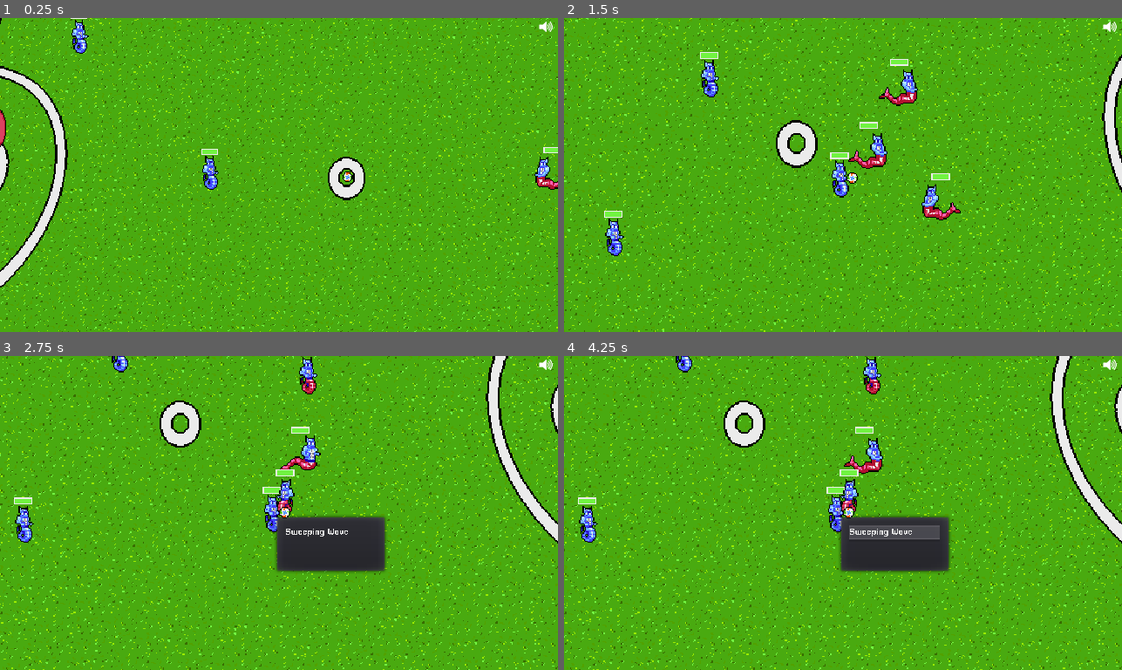
Above: before the commit, frames 1-4 (two rows, left to right).
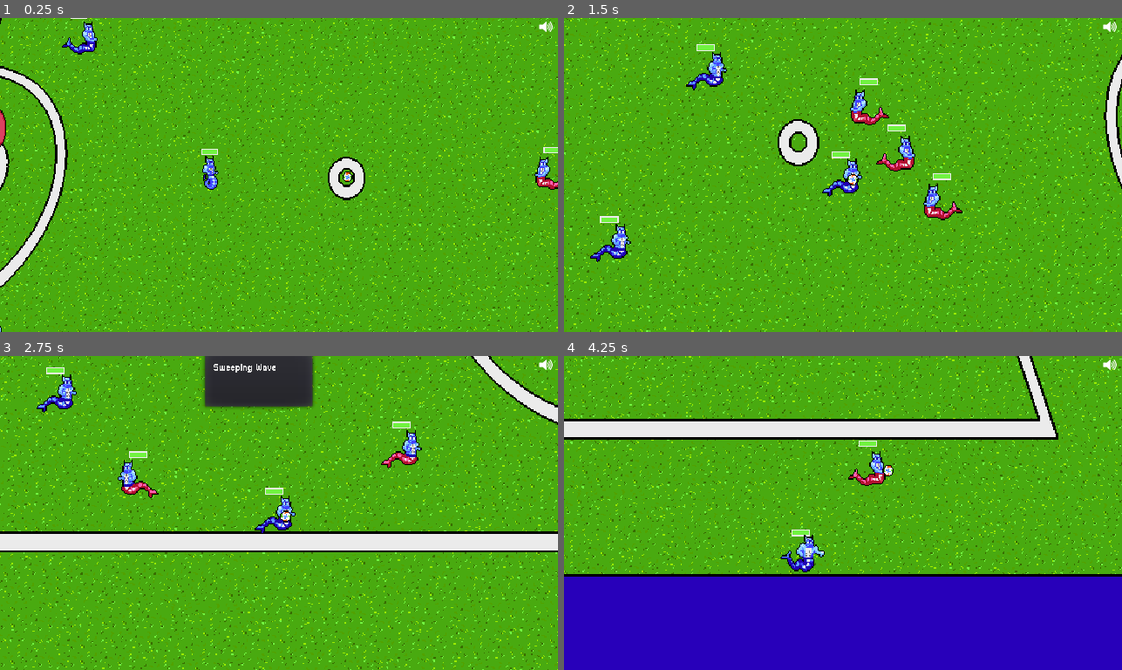
Above: after the commit, the same moments.

Repository: gamkedo-la/Elementaball
Game: Godot game, scene res://Node2D.tscn
Same seed, same stepped clock (60 frames per second), same inputs: the game is played once before the commit and once after it.
Inputs:
- Up to frame 1 (0.25 s): no input
- Up to frame 2 (1.5 s): hold Right (ui_right) 0.53-1.28 s; hold Down (ui_down) from 1.28 s (still down)
- Up to frame 3 (2.75 s): release Down (ui_down) at 2.03 s; hold Right (ui_right) from 2.03 s (still down)
- Up to frame 4 (4.25 s): release Right (ui_right) at 2.78 s; hold Up (ui_up) 2.78-3.53 s; hold Left (ui_left) from 3.53 s (still down)

The runs differ from the first frame. In frame 1, 0.4% of the frame differs, in the area x 0-18%, y 0-100%; in frame 2, 14%; in frame 3, 27%; in frame 4, 51%, in the area x 0-100%, y 0-100%.

Commit message:
Everyone is animated now

Diff:
--- a/Players/AIPlayer.gd
+++ b/Players/AIPlayer.gd
@@ -103,67 +103,83 @@
 	get_node("Health Bar").update_healthbar(maxHP)
 
 func _physics_process(delta):
-	if outOfBounds:
-		if throwInPlayer == self:
-			if self.position != throwInPoint:
-				SceneController.emit_signal("inPossession", self)
-				self.position = throwInPoint
-				destination = throwInPoint
-				check_and_slide()
+	if controlling == true and get_node("../Ball").selecting == false:
+		if Input.is_action_pressed("ui_right"):
+			velocity.x = speed
+		elif Input.is_action_pressed("ui_left"):
+			velocity.x = -speed
+
+		elif Input.is_action_pressed("ui_up"):
+			velocity.y = -speed
+
+		elif Input.is_action_pressed("ui_down"):
+			velocity.y = speed
+		else:
+			velocity.x = 0
+			velocity.y = 0
+
+	elif controlling == false:
+		if outOfBounds:
+			if throwInPlayer == self:
+				if self.position != throwInPoint:
+					SceneController.emit_signal("inPossession", self)
+					self.position = throwInPoint
+					destination = throwInPoint
+					check_and_slide()
+				if controlling == false:
+					yield(get_tree().create_timer(3.0), "timeout")
+					if ball.throwingIn == false and controlling == false:
+						ball.throwingIn = true
+						try_pass()
+						for player in get_tree().get_nodes_in_group("all_players"):
+							player.outOfBounds = false
+						yield(get_tree().create_timer(1.0), "timeout")
+
+			if onOffense and throwInPlayer != self:
+				get_in_position()
+
+			if onDefense:
+				defend_zone()
+
 			if controlling == false:
-				yield(get_tree().create_timer(3.0), "timeout")
-				if ball.throwingIn == false and controlling == false:
-					ball.throwingIn = true
-					try_pass()
-					for player in get_tree().get_nodes_in_group("all_players"):
-						player.outOfBounds = false
-					yield(get_tree().create_timer(1.0), "timeout")
-
-		if onOffense and throwInPlayer != self:
-			get_in_position()
-
-		if onDefense:
-			defend_zone()
-
-		if controlling == false:
-			velocity = move_and_slide(velocity)
-
-	elif controlling == false and ball.selecting == false:
-
-		#If nobody has the ball, try to get it.
-		if !ball.playerInPossession:
-			destination = ball.position
-			velocity = (destination-self.position).normalized()*speed;
-
-		#TODO add offense states
-		if onOffense:
-			if inPossession:
-				pass_and_shoot()
-			else:
-				get_in_position()
-
-		if onDefense:
-			#if the enemy's defense range collides with the ball
-			if intercepting == true:
-				#print("intercepting")
-				intercept()
-
-			#If ball is out of range, returns to assigned zone
-			else:
-				defend_zone()
-			update()
-
-		velocity = move_and_slide(velocity)
-
-		if velocity.x > 0.1:
-			$ThingsToFlip.scale.x = 1
-			if has_node("EnemyCollider"): # players don't have this
-				$EnemyCollider.scale.x = 1
-
-		elif velocity.x < -0.1:
-			$ThingsToFlip.scale.x = -1
-			if has_node("EnemyCollider"): # players don't have this
-				$EnemyCollider.scale.x = -1
+				velocity = move_and_slide(velocity)
+
+		elif ball.selecting == false:
+
+			#If nobody has the ball, try to get it.
+			if !ball.playerInPossession:
+				destination = ball.position
+				velocity = (destination-self.position).normalized()*speed;
+
+			#TODO add offense states
+			if onOffense:
+				if inPossession:
+					pass_and_shoot()
+				else:
+					get_in_position()
+
+			if onDefense:
+				#if the enemy's defense range collides with the ball
+				if intercepting == true:
+					#print("intercepting")
+					intercept()
+
+				#If ball is out of range, returns to assigned zone
+				else:
+					defend_zone()
+				update()
+
+	velocity = move_and_slide(velocity)
+
+	if velocity.x > 0.1:
+		$ThingsToFlip.scale.x = 1
+		if has_node("EnemyCollider"): # players don't have this
+			$EnemyCollider.scale.x = 1
+
+	elif velocity.x < -0.1:
+		$ThingsToFlip.scale.x = -1
+		if has_node("EnemyCollider"): # players don't have this
+			$EnemyCollider.scale.x = -1
 
 	if tacklingInProgress and tacklerIsSelf:
 		aniMachine.travel(tackleAnim)
--- a/Players/AnimationPlayer.tscn
+++ b/Players/AnimationPlayer.tscn
@@ -13,7 +13,7 @@
 "times": PoolRealArray( 0 ),
 "transitions": PoolRealArray( 1 ),
 "update": 1,
-"values": [ "Blue Enemy Idle" ]
+"values": [ "default" ]
 }
 
 [sub_resource type="Animation" id=2]
@@ -208,7 +208,7 @@
 "times": PoolRealArray( 0 ),
 "transitions": PoolRealArray( 1 ),
 "update": 1,
-"values": [ "Blue Enemy Tackle" ]
+"values": [ "blue tackle" ]
 }
 
 [node name="AnimationPlayer" type="AnimationPlayer"]
--- a/Players/AnimationTree.tscn
+++ b/Players/AnimationTree.tscn
@@ -1,41 +1,69 @@
-[gd_scene load_steps=12 format=2]
+[gd_scene load_steps=21 format=2]
 
-[sub_resource type="AnimationNodeAnimation" id=1]
-animation = "Blue Enemy Idle"
+[sub_resource type="AnimationNodeAnimation" id=4]
+animation = "Blue Idle"
 
-[sub_resource type="AnimationNodeAnimation" id=2]
+[sub_resource type="AnimationNodeAnimation" id=5]
 animation = "Blue Enemy Run"
 
-[sub_resource type="AnimationNodeAnimation" id=3]
+[sub_resource type="AnimationNodeAnimation" id=6]
 animation = "Blue Enemy Tackle"
 
-[sub_resource type="AnimationNodeStateMachineTransition" id=4]
+[sub_resource type="AnimationNodeAnimation" id=14]
+animation = "Blue Idle"
 
-[sub_resource type="AnimationNodeStateMachineTransition" id=5]
+[sub_resource type="AnimationNodeAnimation" id=15]
+animation = "Blue Run"
 
-[sub_resource type="AnimationNodeStateMachineTransition" id=6]
+[sub_resource type="AnimationNodeAnimation" id=16]
+animation = "Blue Tackle"
 
 [sub_resource type="AnimationNodeStateMachineTransition" id=7]
 
 [sub_resource type="AnimationNodeStateMachineTransition" id=8]
 
 [sub_resource type="AnimationNodeStateMachineTransition" id=9]
+
+[sub_resource type="AnimationNodeStateMachineTransition" id=10]
+
+[sub_resource type="AnimationNodeStateMachineTransition" id=11]
+
+[sub_resource type="AnimationNodeStateMachineTransition" id=12]
 switch_mode = 2
 
-[sub_resource type="AnimationNodeStateMachine" id=10]
-"states/Blue Enemy Idle/node" = SubResource( 1 )
-"states/Blue Enemy Idle/position" = Vector2( 456, 38 )
-"states/Blue Enemy Run/node" = SubResource( 2 )
+[sub_resource type="AnimationNodeStateMachineTransition" id=17]
+
+[sub_resource type="AnimationNodeStateMachineTransition" id=18]
+
+[sub_resource type="AnimationNodeStateMachineTransition" id=19]
+
+[sub_resource type="AnimationNodeStateMachineTransition" id=20]
+
+[sub_resource type="AnimationNodeStateMachineTransition" id=21]
+
+[sub_resource type="AnimationNodeStateMachineTransition" id=22]
+switch_mode = 2
+
+[sub_resource type="AnimationNodeStateMachine" id=13]
+"states/Blue Enemy Idle/node" = SubResource( 4 )
+"states/Blue Enemy Idle/position" = Vector2( 445, 49 )
+"states/Blue Enemy Run/node" = SubResource( 5 )
 "states/Blue Enemy Run/position" = Vector2( 675, 100 )
-"states/Blue Enemy Tackle/node" = SubResource( 3 )
-"states/Blue Enemy Tackle/position" = Vector2( 340, 134 )
-transitions = [ "Blue Enemy Idle", "Blue Enemy Run", SubResource( 4 ), "Blue Enemy Run", "Blue Enemy Tackle", SubResource( 5 ), "Blue Enemy Tackle", "Blue Enemy Run", SubResource( 6 ), "Blue Enemy Idle", "Blue Enemy Tackle", SubResource( 7 ), "Blue Enemy Tackle", "Blue Enemy Idle", SubResource( 8 ), "Blue Enemy Run", "Blue Enemy Idle", SubResource( 9 ) ]
+"states/Blue Enemy Tackle/node" = SubResource( 6 )
+"states/Blue Enemy Tackle/position" = Vector2( 339, 136 )
+"states/Blue Idle/node" = SubResource( 14 )
+"states/Blue Idle/position" = Vector2( 891.478, 49 )
+"states/Blue Run/node" = SubResource( 15 )
+"states/Blue Run/position" = Vector2( 1097.48, 125.821 )
+"states/Blue Tackle/node" = SubResource( 16 )
+"states/Blue Tackle/position" = Vector2( 824.478, 166.821 )
+transitions = [ "Blue Enemy Idle", "Blue Enemy Run", SubResource( 7 ), "Blue Enemy Run", "Blue Enemy Tackle", SubResource( 8 ), "Blue Enemy Tackle", "Blue Enemy Run", SubResource( 9 ), "Blue Enemy Idle", "Blue Enemy Tackle", SubResource( 10 ), "Blue Enemy Tackle", "Blue Enemy Idle", SubResource( 11 ), "Blue Enemy Run", "Blue Enemy Idle", SubResource( 12 ), "Blue Idle", "Blue Run", SubResource( 17 ), "Blue Run", "Blue Tackle", SubResource( 18 ), "Blue Tackle", "Blue Idle", SubResource( 19 ), "Blue Idle", "Blue Tackle", SubResource( 20 ), "Blue Tackle", "Blue Run", SubResource( 21 ), "Blue Run", "Blue Idle", SubResource( 22 ) ]
 start_node = "Blue Enemy Idle"
-graph_offset = Vector2( -121.613, 0 )
+graph_offset = Vector2( -45.5218, -17.1792 )
 
-[sub_resource type="AnimationNodeStateMachinePlayback" id=11]
+[sub_resource type="AnimationNodeStateMachinePlayback" id=23]
 
 [node name="AnimationTree" type="AnimationTree"]
-tree_root = SubResource( 10 )
+tree_root = SubResource( 13 )
 anim_player = NodePath("../AnimationPlayer")
-parameters/playback = SubResource( 11 )
+parameters/playback = SubResource( 23 )
--- a/Players/Enemy.tscn
+++ b/Players/Enemy.tscn
@@ -12,11 +12,71 @@
 [ext_resource path="res://Art/Sprites/blue_enemy_run/blue_enemy_run1.png" type="Texture" id=10]
 [ext_resource path="res://Art/Sprites/blue_enemy_run/blue_enemy_run2.png" type="Texture" id=11]
 [ext_resource path="res://Players/AnimationPlayer.tscn" type="PackedScene" id=12]
-[ext_resource path="res://Players/AnimationTree.tscn" type="PackedScene" id=13]
 
 [sub_resource type="CapsuleShape2D" id=1]
 radius = 5.73978
 height = 18.4876
+
+[sub_resource type="AnimationNodeAnimation" id=4]
+animation = "Blue Idle"
+
+[sub_resource type="AnimationNodeAnimation" id=5]
+animation = "Blue Enemy Run"
+
+[sub_resource type="AnimationNodeAnimation" id=6]
+animation = "Blue Enemy Tackle"
+
+[sub_resource type="AnimationNodeAnimation" id=14]
+animation = "Blue Idle"
+
+[sub_resource type="AnimationNodeAnimation" id=15]
+animation = "Blue Run"
+
+[sub_resource type="AnimationNodeAnimation" id=16]
+animation = "Blue Tackle"
+
+[sub_resource type="AnimationNodeStateMachineTransition" id=7]
+
+[sub_resource type="AnimationNodeStateMachineTransition" id=8]
+
+[sub_resource type="AnimationNodeStateMachineTransition" id=9]
+
+[sub_resource type="AnimationNodeStateMachineTransition" id=10]
+
+[sub_resource type="AnimationNodeStateMachineTransition" id=11]
+
+[sub_resource type="AnimationNodeStateMachineTransition" id=12]
+switch_mode = 2
+
+[sub_resource type="AnimationNodeStateMachineTransition" id=17]
+
+[sub_resource type="AnimationNodeStateMachineTransition" id=18]
+
+[sub_resource type="AnimationNodeStateMachineTransition" id=19]
+
+[sub_resource type="AnimationNodeStateMachineTransition" id=20]
+
+[sub_resource type="AnimationNodeStateMachineTransition" id=21]
+
+[sub_resource type="AnimationNodeStateMachineTransition" id=22]
+switch_mode = 2
+
+[sub_resource type="AnimationNodeStateMachine" id=13]
+"states/Blue Enemy Idle/node" = SubResource( 4 )
+"states/Blue Enemy Idle/position" = Vector2( 445, 49 )
+"states/Blue Enemy Run/node" = SubResource( 5 )
+"states/Blue Enemy Run/position" = Vector2( 675, 100 )
+"states/Blue Enemy Tackle/node" = SubResource( 6 )
+"states/Blue Enemy Tackle/position" = Vector2( 339, 136 )
+"states/Blue Idle/node" = SubResource( 14 )
+"states/Blue Idle/position" = Vector2( 891.478, 49 )
+"states/Blue Run/node" = SubResource( 15 )
+"states/Blue Run/position" = Vector2( 1097.48, 125.821 )
+"states/Blue Tackle/node" = SubResource( 16 )
+"states/Blue Tackle/position" = Vector2( 824.478, 166.821 )
+transitions = [ "Blue Enemy Idle", "Blue Enemy Run", SubResource( 7 ), "Blue Enemy Run", "Blue Enemy Tackle", SubResource( 8 ), "Blue Enemy Tackle", "Blue Enemy Run", SubResource( 9 ), "Blue Enemy Idle", "Blue Enemy Tackle", SubResource( 10 ), "Blue Enemy Tackle", "Blue Enemy Idle", SubResource( 11 ), "Blue Enemy Run", "Blue Enemy Idle", SubResource( 12 ), "Blue Idle", "Blue Run", SubResource( 17 ), "Blue Run", "Blue Tackle", SubResource( 18 ), "Blue Tackle", "Blue Idle", SubResource( 19 ), "Blue Idle", "Blue Tackle", SubResource( 20 ), "Blue Tackle", "Blue Run", SubResource( 21 ), "Blue Run", "Blue Idle", SubResource( 22 ) ]
+start_node = "Blue Enemy Idle"
+graph_offset = Vector2( -45.5218, -17.1792 )
 
 [sub_resource type="AnimationNodeStateMachinePlayback" id=2]
 
@@ -63,7 +123,9 @@
 
 [node name="AnimationPlayer" parent="." instance=ExtResource( 12 )]
 
-[node name="AnimationTree" parent="." instance=ExtResource( 13 )]
+[node name="AnimationTree" type="AnimationTree" parent="."]
+tree_root = SubResource( 13 )
+anim_player = NodePath("../AnimationPlayer")
 active = true
 parameters/playback = SubResource( 2 )
 
--- a/Players/Player.gd
+++ b/Players/Player.gd
@@ -6,25 +6,6 @@
 
 func _ready():
 	playerTeam = get_tree().get_nodes_in_group("player_team")
-
-#This handles player motion. The other actions are calculated in the Ball script.
-func _physics_process(_delta):
-	if controlling == true and get_node("../Ball").selecting == false:
-		if Input.is_action_pressed("ui_right"):
-			motion.x = speed
-		elif Input.is_action_pressed("ui_left"):
-			motion.x = -speed
-
-		elif Input.is_action_pressed("ui_up"):
-			motion.y = -speed
-
-		elif Input.is_action_pressed("ui_down"):
-			motion.y = speed
-		else:
-			motion.x = 0
-			motion.y = 0
-
-		move_and_slide(motion)
 
 func _check_player_collisions(collider_name):
 	var slide_count = get_slide_count()
--- a/Players/Player.tscn
+++ b/Players/Player.tscn
@@ -1,32 +1,273 @@
-[gd_scene load_steps=11 format=2]
+[gd_scene load_steps=20 format=2]
 
 [ext_resource path="res://Players/Player.gd" type="Script" id=1]
 [ext_resource path="res://Art/Sprites/blue_idle.png" type="Texture" id=2]
 [ext_resource path="res://UI/health_bar.tscn" type="PackedScene" id=3]
 [ext_resource path="res://Players/AnimationPlayer.tscn" type="PackedScene" id=4]
 [ext_resource path="res://Players/AnimationTree.tscn" type="PackedScene" id=5]
-
-[sub_resource type="AnimationNodeStateMachinePlayback" id=2]
-
-[sub_resource type="Animation" id=3]
+[ext_resource path="res://Art/Sprites/blue_tackle/blue_tackle2.png" type="Texture" id=6]
+[ext_resource path="res://Art/Sprites/blue_tackle/blue_tackle1.png" type="Texture" id=7]
+[ext_resource path="res://Art/Sprites/blue_tackle/blue_tackle3.png" type="Texture" id=8]
+[ext_resource path="res://Art/Sprites/blue_tackle/blue_tackle4.png" type="Texture" id=9]
+[ext_resource path="res://Art/Sprites/blue_run/blue_run1.png" type="Texture" id=10]
+[ext_resource path="res://Art/Sprites/blue_run/blue_run3.png" type="Texture" id=11]
+[ext_resource path="res://Art/Sprites/blue_run/blue_run2.png" type="Texture" id=12]
+[ext_resource path="res://Players/BallInterceptArea.tscn" type="PackedScene" id=13]
+
+[sub_resource type="AnimationNodeStateMachinePlayback" id=1]
+
+[sub_resource type="Animation" id=2]
 resource_name = "Blue Idle"
-
-[sub_resource type="Animation" id=4]
+tracks/0/type = "value"
+tracks/0/path = NodePath("ThingsToFlip/AnimatedSprite:animation")
+tracks/0/interp = 1
+tracks/0/loop_wrap = true
+tracks/0/imported = false
+tracks/0/enabled = true
+tracks/0/keys = {
+"times": PoolRealArray( 0 ),
+"transitions": PoolRealArray( 1 ),
+"update": 1,
+"values": [ "default" ]
+}
+tracks/1/type = "value"
+tracks/1/path = NodePath("EnemyCollider:position")
+tracks/1/interp = 1
+tracks/1/loop_wrap = true
+tracks/1/imported = false
+tracks/1/enabled = true
+tracks/1/keys = {
+"times": PoolRealArray( 0 ),
+"transitions": PoolRealArray( 1 ),
+"update": 0,
+"values": [ Vector2( -0.159099, -0.198006 ) ]
+}
+
+[sub_resource type="Animation" id=7]
 resource_name = "Blue Run"
-
-[sub_resource type="Animation" id=5]
+length = 0.4
+loop = true
+tracks/0/type = "value"
+tracks/0/path = NodePath("EnemyCollider:position")
+tracks/0/interp = 1
+tracks/0/loop_wrap = true
+tracks/0/imported = false
+tracks/0/enabled = true
+tracks/0/keys = {
+"times": PoolRealArray( 0, 0.1, 0.3, 0.4, 0.5, 0.6 ),
+"transitions": PoolRealArray( 1, 1, 1, 1, 1, 1 ),
+"update": 1,
+"values": [ Vector2( 6.27285, -1.25738 ), Vector2( 9.87112, -1.07499 ), Vector2( 10.118, -0.449659 ), Vector2( 9.8861, -0.596247 ), Vector2( 0.126343, 0.33773 ), Vector2( -0.161148, 0.0360641 ) ]
+}
+tracks/1/type = "value"
+tracks/1/path = NodePath("EnemyCollider:rotation_degrees")
+tracks/1/interp = 1
+tracks/1/loop_wrap = true
+tracks/1/imported = false
+tracks/1/enabled = true
+tracks/1/keys = {
+"times": PoolRealArray( 0, 0.1, 0.3, 0.4, 0.5 ),
+"transitions": PoolRealArray( 1, 1, 1, 1, 1 ),
+"update": 1,
+"values": [ 1.62307, 1.13498, 1.43747, 0.663645, 1.20974 ]
+}
+tracks/2/type = "value"
+tracks/2/path = NodePath("ThingsToFlip/AnimatedSprite:frame")
+tracks/2/interp = 1
+tracks/2/loop_wrap = true
+tracks/2/imported = false
+tracks/2/enabled = true
+tracks/2/keys = {
+"times": PoolRealArray( 0, 0.1, 0.2, 0.3 ),
+"transitions": PoolRealArray( 1, 1, 1, 1 ),
+"update": 1,
+"values": [ 0, 1, 2, 1 ]
+}
+tracks/3/type = "value"
+tracks/3/path = NodePath("ThingsToFlip/AnimatedSprite:animation")
+tracks/3/interp = 1
+tracks/3/loop_wrap = true
+tracks/3/imported = false
+tracks/3/enabled = true
+tracks/3/keys = {
+"times": PoolRealArray( 0 ),
+"transitions": PoolRealArray( 1 ),
+"update": 1,
+"values": [ "blue run" ]
+}
+tracks/4/type = "value"
+tracks/4/path = NodePath("ThingsToFlip/Position2D:position")
+tracks/4/interp = 1
+tracks/4/loop_wrap = true
+tracks/4/imported = false
+tracks/4/enabled = true
+tracks/4/keys = {
+"times": PoolRealArray( 0, 0.1, 0.2, 0.3 ),
+"transitions": PoolRealArray( 1, 1, 1, 1 ),
+"update": 1,
+"values": [ Vector2( 1.41581, -0.707909 ), Vector2( 8.9668, 1.41581 ), Vector2( 17.9336, 2.83163 ), Vector2( 8.49488, 0.23597 ) ]
+}
+
+[sub_resource type="Animation" id=8]
 resource_name = "Blue Tackle"
-
-[sub_resource type="CapsuleShape2D" id=1]
-radius = 3.79665
-height = 19.1932
+length = 0.6
+tracks/0/type = "value"
+tracks/0/path = NodePath(".:speed")
+tracks/0/interp = 1
+tracks/0/loop_wrap = true
+tracks/0/imported = false
+tracks/0/enabled = true
+tracks/0/keys = {
+"times": PoolRealArray( 0, 0.1, 0.6 ),
+"transitions": PoolRealArray( 1, 1, 1 ),
+"update": 1,
+"values": [ 150, 300, 150 ]
+}
+tracks/1/type = "method"
+tracks/1/path = NodePath(".")
+tracks/1/interp = 1
+tracks/1/loop_wrap = true
+tracks/1/imported = false
+tracks/1/enabled = true
+tracks/1/keys = {
+"times": PoolRealArray( 0, 0.1, 0.2, 0.3, 0.4, 0.5, 0.6 ),
+"transitions": PoolRealArray( 1, 1, 1, 1, 1, 1, 1 ),
+"values": [ {
+"args": [  ],
+"method": "check_steal"
+}, {
+"args": [  ],
+"method": "check_steal"
+}, {
+"args": [  ],
+"method": "check_steal"
+}, {
+"args": [  ],
+"method": "check_steal"
+}, {
+"args": [  ],
+"method": "check_steal"
+}, {
+"args": [  ],
+"method": "check_steal"
+}, {
+"args": [  ],
+"method": "tackle_ended"
+} ]
+}
+tracks/2/type = "value"
+tracks/2/path = NodePath("EnemyCollider:rotation_degrees")
+tracks/2/interp = 1
+tracks/2/loop_wrap = true
+tracks/2/imported = false
+tracks/2/enabled = true
+tracks/2/keys = {
+"times": PoolRealArray( 0, 0.1, 0.2, 0.3, 0.4, 0.5 ),
+"transitions": PoolRealArray( 1, 1, 1, 1, 1, 1 ),
+"update": 1,
+"values": [ 1.62307, -91.6483, 85.2222, 2.31795, 0.663645, 1.20974 ]
+}
+tracks/3/type = "value"
+tracks/3/path = NodePath("InterceptArea:position")
+tracks/3/interp = 1
+tracks/3/loop_wrap = true
+tracks/3/imported = false
+tracks/3/enabled = true
+tracks/3/keys = {
+"times": PoolRealArray( 0, 0.1, 0.2, 0.3, 0.4, 0.5, 0.6 ),
+"transitions": PoolRealArray( 1, 1, 1, 1, 1, 1, 1 ),
+"update": 0,
+"values": [ Vector2( 0, 0 ), Vector2( 0.891907, -0.817585 ), Vector2( -0.816132, 0.106384 ), Vector2( -0.155266, -0.0484543 ), Vector2( -0.540016, 0.162682 ), Vector2( 0.126373, -0.256859 ), Vector2( -0.161133, 0.0360718 ) ]
+}
+tracks/4/type = "value"
+tracks/4/path = NodePath("InterceptArea:rotation_degrees")
+tracks/4/interp = 1
+tracks/4/loop_wrap = true
+tracks/4/imported = false
+tracks/4/enabled = true
+tracks/4/keys = {
+"times": PoolRealArray( 0 ),
+"transitions": PoolRealArray( 1 ),
+"update": 0,
+"values": [ 0.0 ]
+}
+tracks/5/type = "value"
+tracks/5/path = NodePath(".:position")
+tracks/5/interp = 1
+tracks/5/loop_wrap = true
+tracks/5/imported = false
+tracks/5/enabled = true
+tracks/5/keys = {
+"times": PoolRealArray(  ),
+"transitions": PoolRealArray(  ),
+"update": 0,
+"values": [  ]
+}
+tracks/6/type = "value"
+tracks/6/path = NodePath("ThingsToFlip/AnimatedSprite:frame")
+tracks/6/interp = 1
+tracks/6/loop_wrap = true
+tracks/6/imported = false
+tracks/6/enabled = true
+tracks/6/keys = {
+"times": PoolRealArray( 0, 0.1, 0.2, 0.3, 0.4, 0.5 ),
+"transitions": PoolRealArray( 1, 1, 1, 1, 1, 1 ),
+"update": 0,
+"values": [ 0, 1, 2, 3, 4, 5 ]
+}
+tracks/7/type = "value"
+tracks/7/path = NodePath("ThingsToFlip/AnimatedSprite:animation")
+tracks/7/interp = 1
+tracks/7/loop_wrap = true
+tracks/7/imported = false
+tracks/7/enabled = true
+tracks/7/keys = {
+"times": PoolRealArray( 0 ),
+"transitions": PoolRealArray( 1 ),
+"update": 1,
+"values": [ "blue tackle" ]
+}
+tracks/8/type = "value"
+tracks/8/path = NodePath("EnemyCollider:position")
+tracks/8/interp = 1
+tracks/8/loop_wrap = true
+tracks/8/imported = false
+tracks/8/enabled = true
+tracks/8/keys = {
+"times": PoolRealArray( 0, 0.1, 0.3, 0.4 ),
+"transitions": PoolRealArray( 1, 1, 1, 1 ),
+"update": 0,
+"values": [ Vector2( 0.628354, 1.69188 ), Vector2( 0.313375, 9.88136 ), Vector2( 2.51823, 0.746936 ), Vector2( -0.316592, 0.116977 ) ]
+}
+
+[sub_resource type="CapsuleShape2D" id=5]
+radius = 6.55289
+height = 16.0149
+
+[sub_resource type="SpriteFrames" id=6]
+animations = [ {
+"frames": [ ExtResource( 2 ), ExtResource( 2 ) ],
+"loop": true,
+"name": "default",
+"speed": 5.0
+}, {
+"frames": [ ExtResource( 10 ), ExtResource( 12 ), ExtResource( 11 ) ],
+"loop": true,
+"name": "blue run",
+"speed": 5.0
+}, {
+"frames": [ ExtResource( 7 ), ExtResource( 6 ), ExtResource( 8 ), ExtResource( 9 ), ExtResource( 2 ) ],
+"loop": false,
+"name": "blue tackle",
+"speed": 5.0
+} ]
 
 [node name="Player" type="KinematicBody2D"]
-position = Vector2( 32.3776, 74.1879 )
 script = ExtResource( 1 )
 __meta__ = {
 "_edit_group_": true
 }
+speed = 150
 
 [node name="Health Bar" parent="." instance=ExtResource( 3 )]
 margin_left = -8.75441
@@ -35,20 +276,25 @@
 margin_bottom = -22.4966
 
 [node name="AnimationTree" parent="." instance=ExtResource( 5 )]
-parameters/playback = SubResource( 2 )
+active = true
+parameters/playback = SubResource( 1 )
 
 [node name="AnimationPlayer" parent="." instance=ExtResource( 4 )]
-"anims/Blue Idle" = SubResource( 3 )
-"anims/Blue Run" = SubResource( 4 )
-"anims/Blue Tackle" = SubResource( 5 )
-
-[node name="CollisionShape2D" type="CollisionShape2D" parent="."]
-shape = SubResource( 1 )
+"anims/Blue Idle" = SubResource( 2 )
+"anims/Blue Run" = SubResource( 7 )
+"anims/Blue Tackle" = SubResource( 8 )
+
+[node name="EnemyCollider" type="CollisionShape2D" parent="."]
+position = Vector2( -0.159099, -0.198006 )
+rotation = 0.0283279
+shape = SubResource( 5 )
 
 [node name="ThingsToFlip" type="Node2D" parent="."]
 
-[node name="Sprite" type="Sprite" parent="ThingsToFlip"]
-texture = ExtResource( 2 )
-
 [node name="Position2D" type="Position2D" parent="ThingsToFlip"]
-position = Vector2( 10.0255, -0.903961 )
+position = Vector2( 1.41581, -0.707909 )
+
+[node name="AnimatedSprite" type="AnimatedSprite" parent="ThingsToFlip"]
+frames = SubResource( 6 )
+
+[node name="InterceptArea" parent="." instance=ExtResource( 13 )]
Binary file changed: Art/Sprites/blue_enemy_tackle/blue_enemy_tackle4.png
Binary file added: Art/Sprites/blue_run/blue_run1.png
Not shown, added: Art/Sprites/blue_run/blue_run1.png.import
Binary file added: Art/Sprites/blue_run/blue_run2.png
Not shown, added: Art/Sprites/blue_run/blue_run2.png.import
Binary file added: Art/Sprites/blue_run/blue_run3.png
Not shown, added: Art/Sprites/blue_run/blue_run3.png.import
Binary file added: Art/Sprites/blue_tackle/blue_tackle1.png
Not shown, added: Art/Sprites/blue_tackle/blue_tackle1.png.import
Binary file added: Art/Sprites/blue_tackle/blue_tackle2.png
Not shown, added: Art/Sprites/blue_tackle/blue_tackle2.png.import
Binary file added: Art/Sprites/blue_tackle/blue_tackle3.png
(and 4 more such lines)
